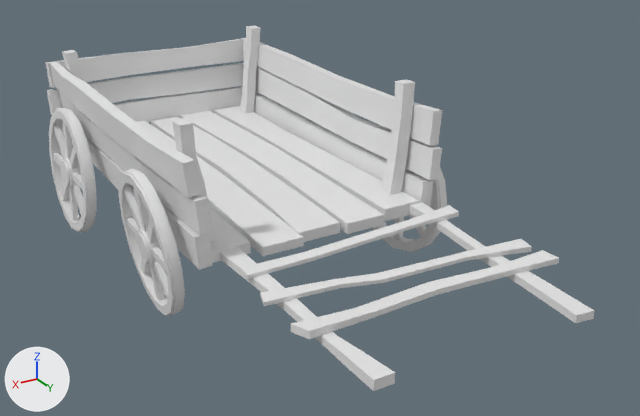
The FBX model BogeyMan/Assets/Art/Environnement/Props/Meshes/SM_BoxWagon.fbx, before and after one commit.
One viewpoint serves both versions: a 50 mm camera at (0.895, 1.684, 0.98) aimed at (-0.117, -0.003, 0.137). Arrows for +X, +Y and +Z are at lower left; the lights stay in place. Where no turn or scale is listed for an object, it has been applied to the vertices.

Names of what the first picture shows: 'SM_Wagon2'.
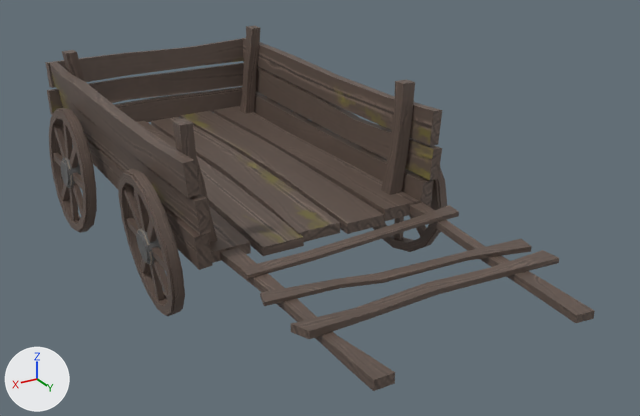
The change, as a list of edits to the scene's bpy script:
```text
Add img_defaultmaterial_base_color_png:
    img_defaultmaterial_base_color_png = load_image('DefaultMaterial_Base_color.png', '../../Textures/PropsTex/Trimsheet/DefaultMaterial_Base_color.png', 2048, 2048, 'sRGB')
Add mat_material__25:
    mat_material__25 = principled_material('Material #25')
    mat_material__25.texture = img_defaultmaterial_base_color_png
Change me_mesh:
    where me_mesh.from_pydata(...)  # 1459 vertices, 1434 faces; spans x -0.61..0.36, y -0.76..0.76, z -0.18..0.46
    add me_mesh.materials.append(mat_material__25)  # picture img_defaultmaterial_base_color_png
```

Pixel boxes (x1, y1, x2, y2) of what changed, in the pictures (640 x 416 px):
'SM_Wagon2', recoloured (white to brown): (45, 25, 595, 391) in both
